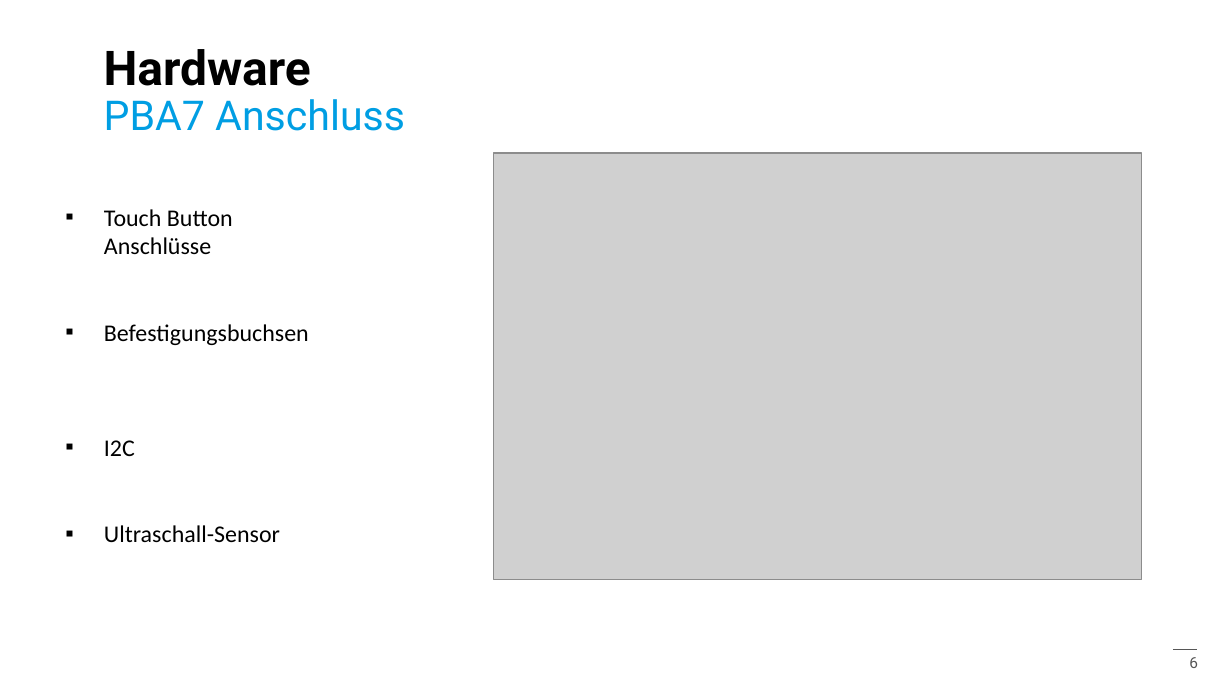
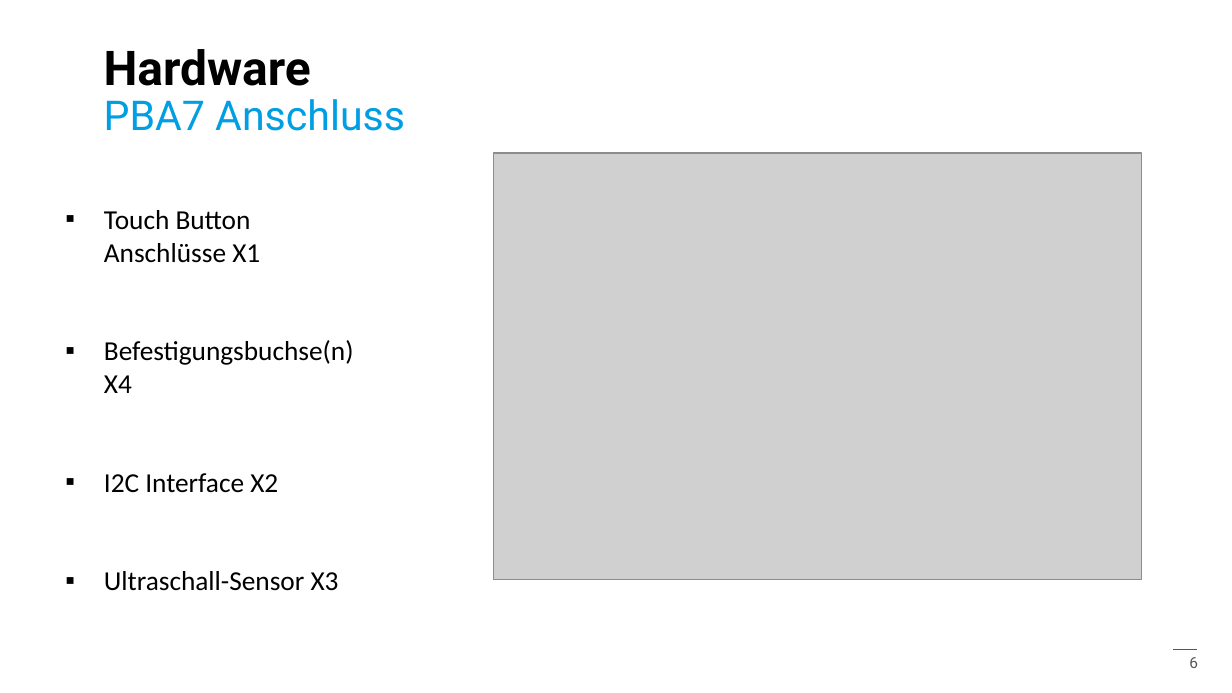
Before and after one commit to ArminWeinmann/Sensor-Board, a slide deck: slide 6 of Präsentation/Präsentation.pptx. Drawn at 1232x693 pixels with LibreOffice and Linux fonts; fonts in the diff are those of the drawing; grey boxes stand for pictures; background and template pictures are left out. Boxes give left, top, right and bottom in pixels: in the first picture for what was removed or moved away, otherwise in the second. Text is boxed around its words. In the diff, an @@ line names an element or a change of style, - is before the commit and + after.

```diff
--- a/Präsentation/Präsentation.pptx
+++ b/Präsentation/Präsentation.pptx
@@ text at (x1=104, y1=210, x2=354, y2=591): text changed; size 14 to 16 pt @@
-▪ Touch Button Anschlüsse
-▪ Befestigungsbuchsen
-▪ I2C
-▪ Ultraschall-Sensor
+▪ Touch Button Anschlüsse X1
+▪ Befestigungsbuchse(n) X4
+▪ I2C Interface X2
+▪ Ultraschall-Sensor X3
```
Also in this commit, not shown: 8 other slides changed, 2 slides added, 2 slides removed.
